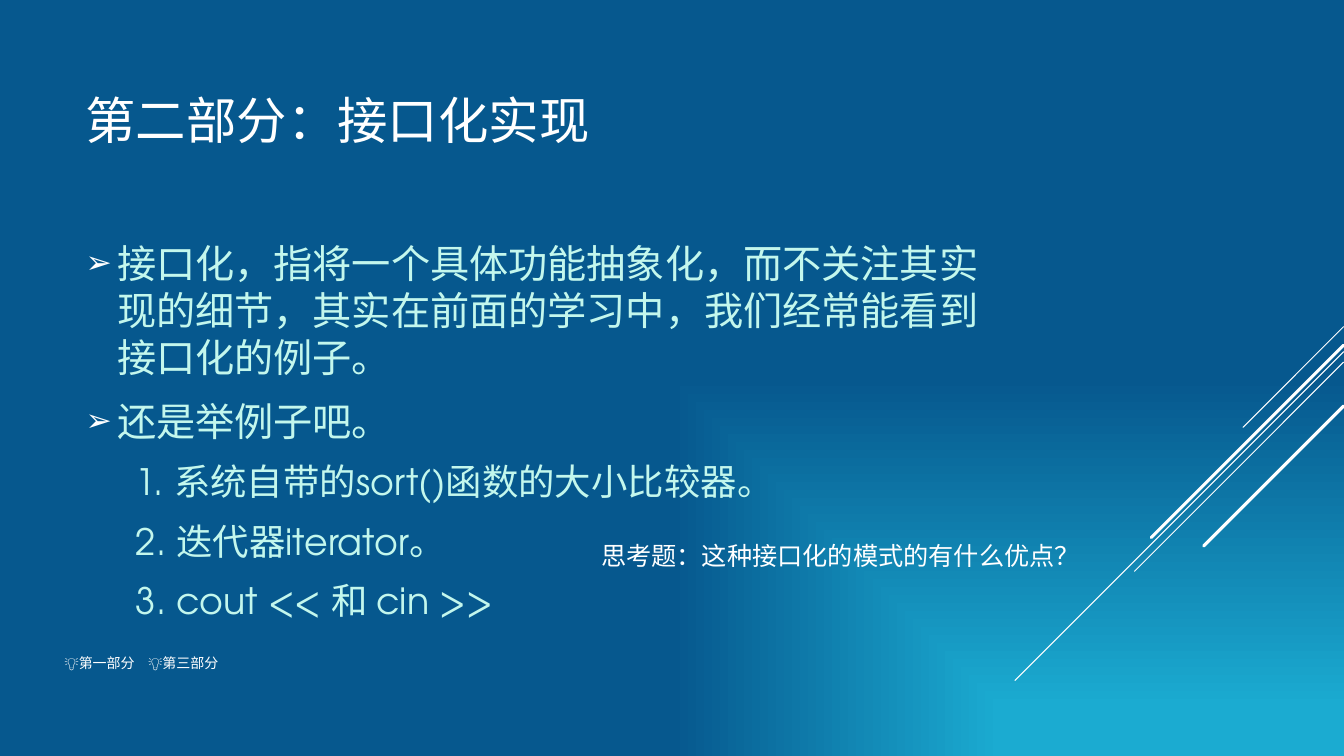
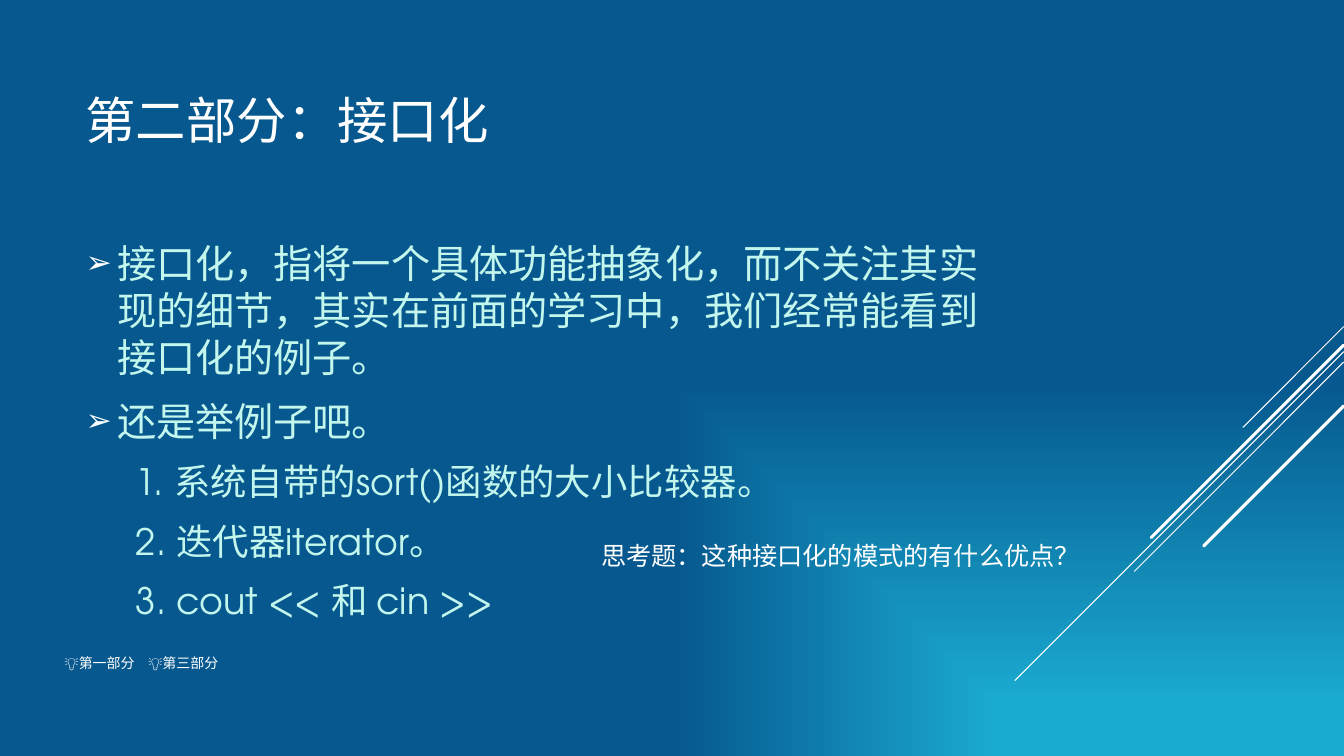
Before and after one commit to h1542462994/homework.gallery, a slide deck: slide 11 of .cpp/下学期实验/exp4/第四次实验分享.pptx. Drawn at 1344x756 pixels with LibreOffice and Linux fonts; fonts in the diff are those of the drawing. Boxes give left, top, right and bottom in pixels: in the first picture for what was removed or moved away, otherwise in the second. Text is boxed around its words. In the diff, an @@ line names an element or a change of style, - is before the commit and + after.

```diff
--- a/.cpp/下学期实验/exp4/第四次实验分享.pptx
+++ b/.cpp/下学期实验/exp4/第四次实验分享.pptx
@@ title at (x1=86, y1=96, x2=489, y2=143): text changed @@
-第二部分：接口化实现
+第二部分：接口化
```
Also in this commit, not shown: 6 other slides changed, 3 slides added, 1 other file.
